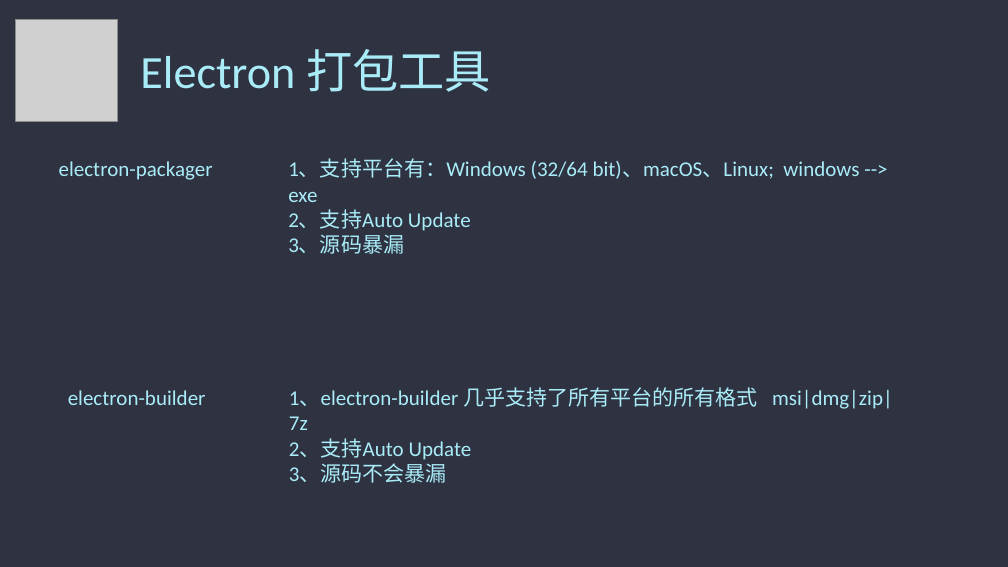
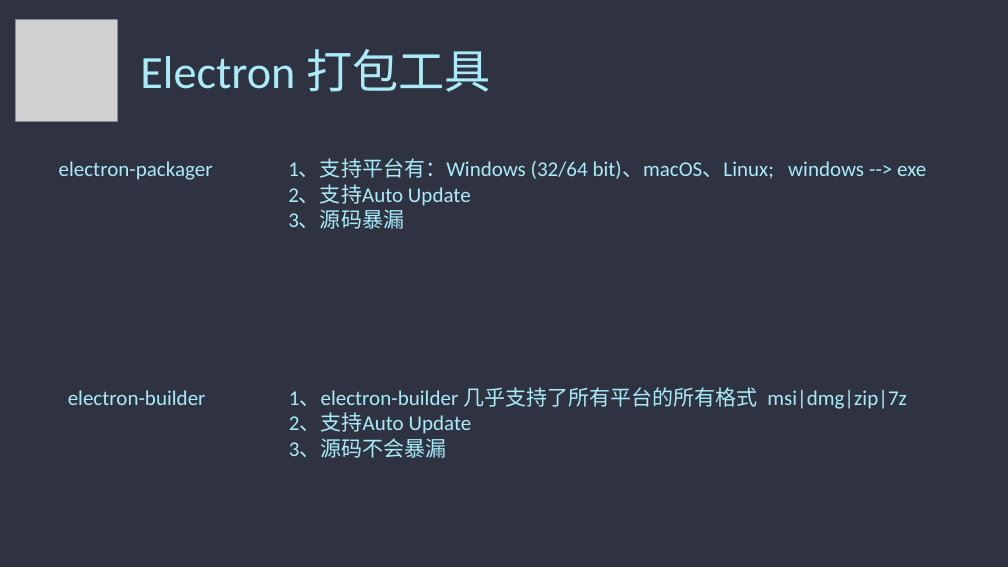
Before and after one commit to admiral20/electron-quick-start, a slide deck: slide 14 of ppt/electron.pptx. Drawn at 1008x567 pixels with LibreOffice and Linux fonts; fonts in the diff are those of the drawing; grey boxes stand for pictures. Boxes give left, top, right and bottom in pixels: in the first picture for what was removed or moved away, otherwise in the second. Text is boxed around its words. In the diff, an @@ line names an element or a change of style, - is before the commit and + after.

```diff
--- a/ppt/electron.pptx
+++ b/ppt/electron.pptx
@@ text "1、支持平台有：Windows (32/64 bit)、macOS、Linux; windows --> ..." rewrapped from (288,159,859,254) to (288,159,926,229) @@
@@ text "1、electron-builder 几乎支持了所有平台的所有格式 msi|dmg|zip|7z" rewrapped from (289,387,893,483) to (289,387,907,458) @@
```
Also in this commit, not shown: 4 other slides changed, 1 other file.
